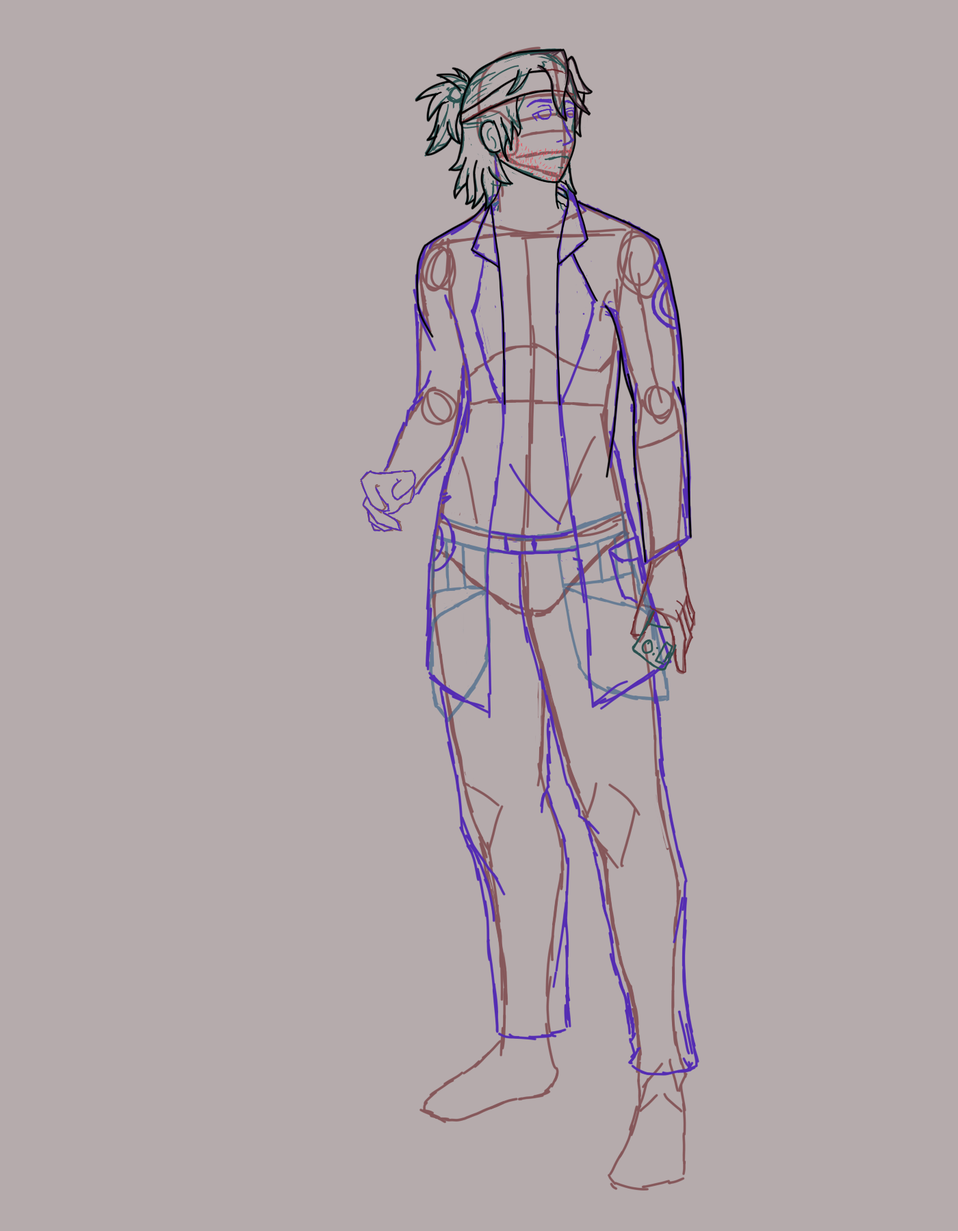
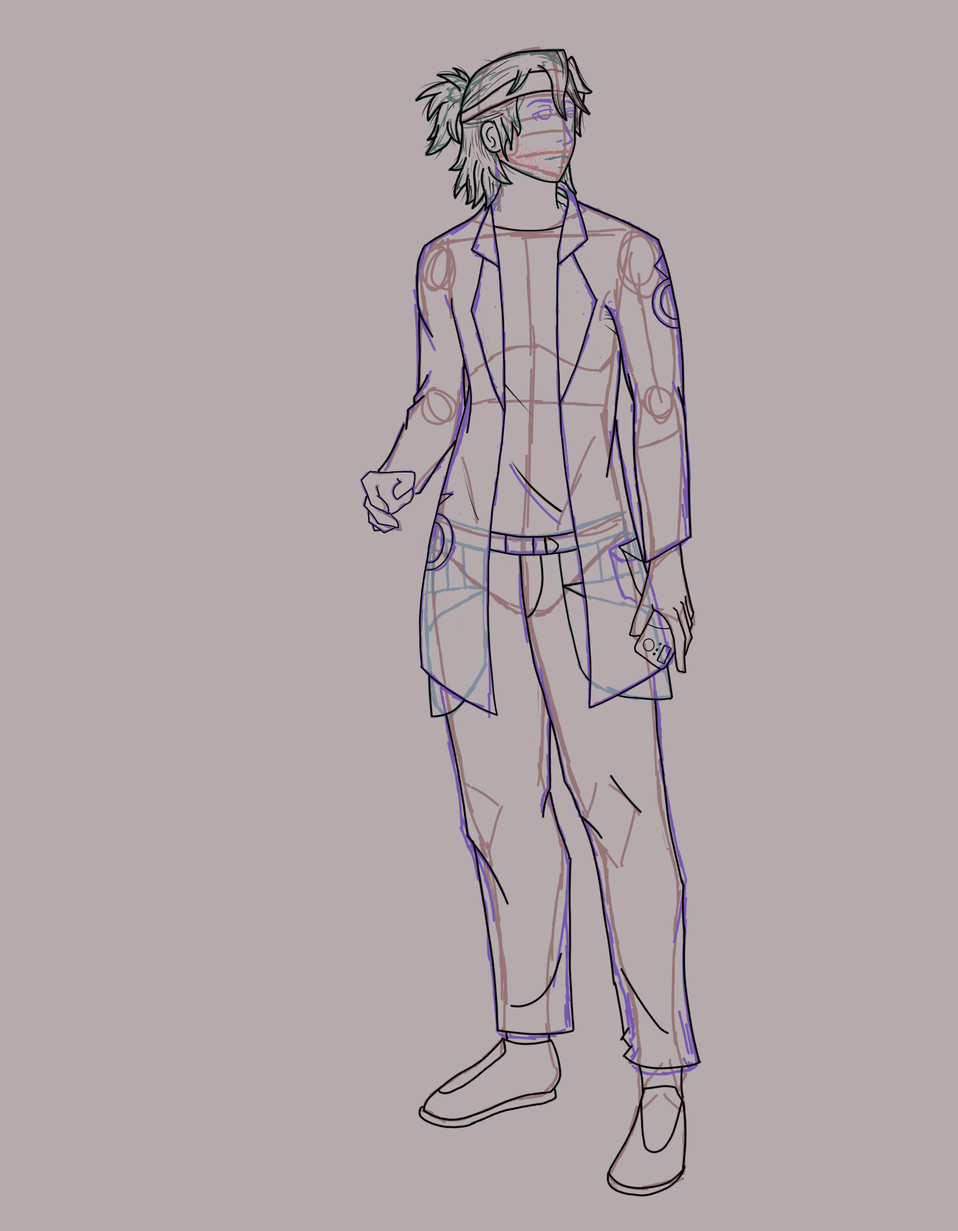
Before/after of a 958x1231 layered artwork. What changed in the layer stack:
renamed "line" to "line Mescladas", painted on it over [359, 46, 702, 1198]
"Group 2": opacity 100% → 66% over [359, 46, 702, 1198]
painted on "Pintar camada 14 (colado)" over [437, 87, 613, 263]
painted on "Copy of Paint Layer 6" over [414, 46, 668, 272]
hid group "Group 12" (2 layers) over [569, 481, 696, 745]
painted on "Paint Layer 13" over [612, 569, 696, 701]
painted on "Paint Layer 9" over [569, 481, 696, 745]
painted on "Paint Layer 3" over [359, 131, 701, 1095]
painted on "cinto" over [394, 481, 696, 745]
painted on "Paint Layer 1" over [359, 46, 701, 1198]
